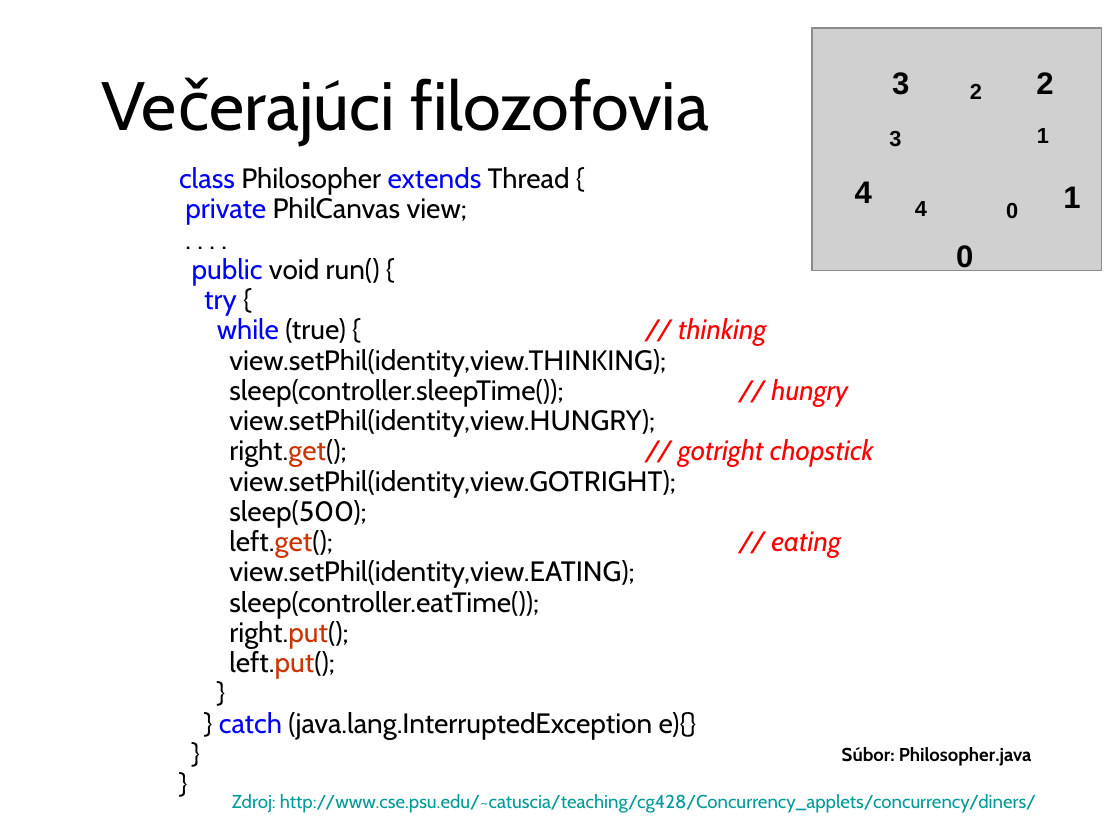
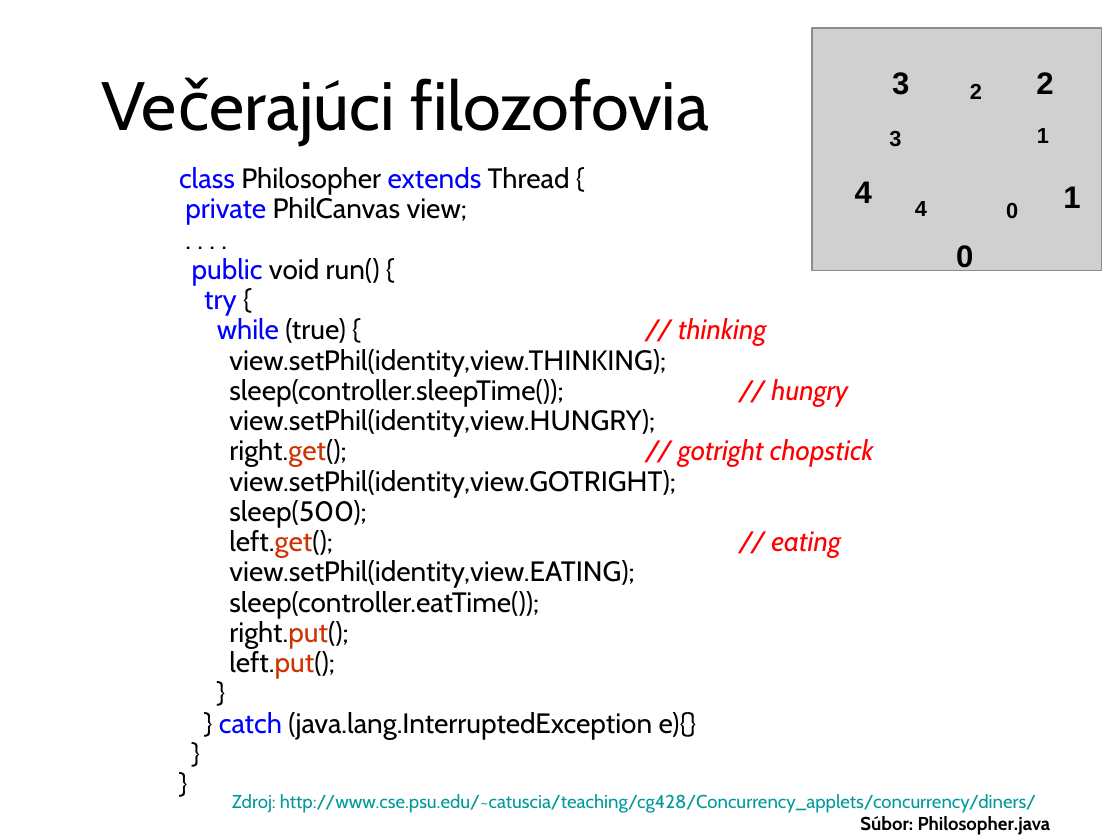
Before and after one commit to Programovanie4/Prednasky, a slide deck: slide 25 of 09/09_java.ppt. Drawn at 1120x840 pixels with LibreOffice and Linux fonts; fonts in the diff are those of the drawing; grey boxes stand for pictures. Boxes give left, top, right and bottom in pixels: in the first picture for what was removed or moved away, otherwise in the second. Text is boxed around its words. In the diff, an @@ line names an element or a change of style, - is before the commit and + after.

```diff
--- a/09/09_java.ppt
+++ b/09/09_java.ppt
@@ text "Súbor: Philosopher.java" moved from (x1=842, y1=747, x2=1032, y2=766) to (x1=860, y1=816, x2=1051, y2=835) @@
```
Also in this commit, not shown: 7 other slides changed, 3 other files.
